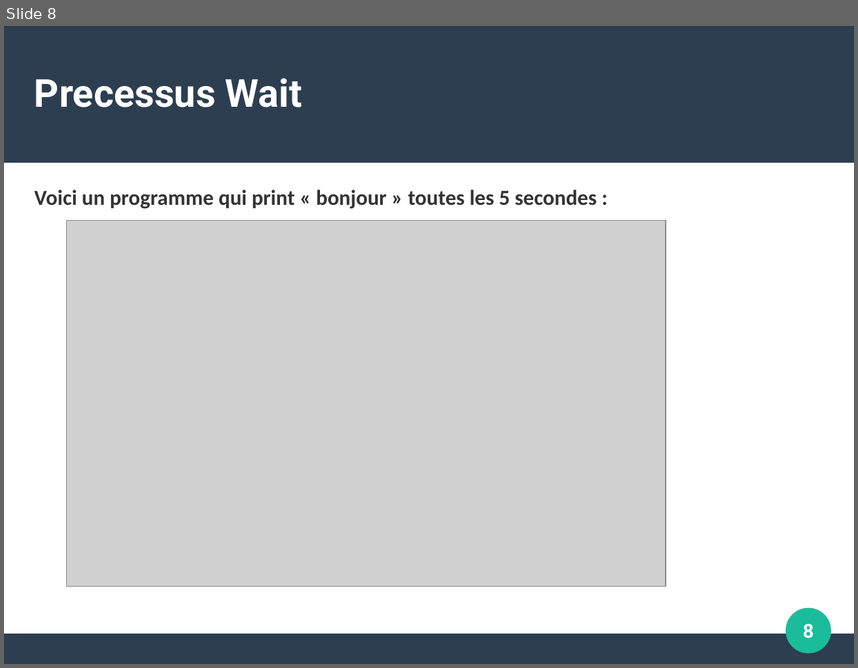
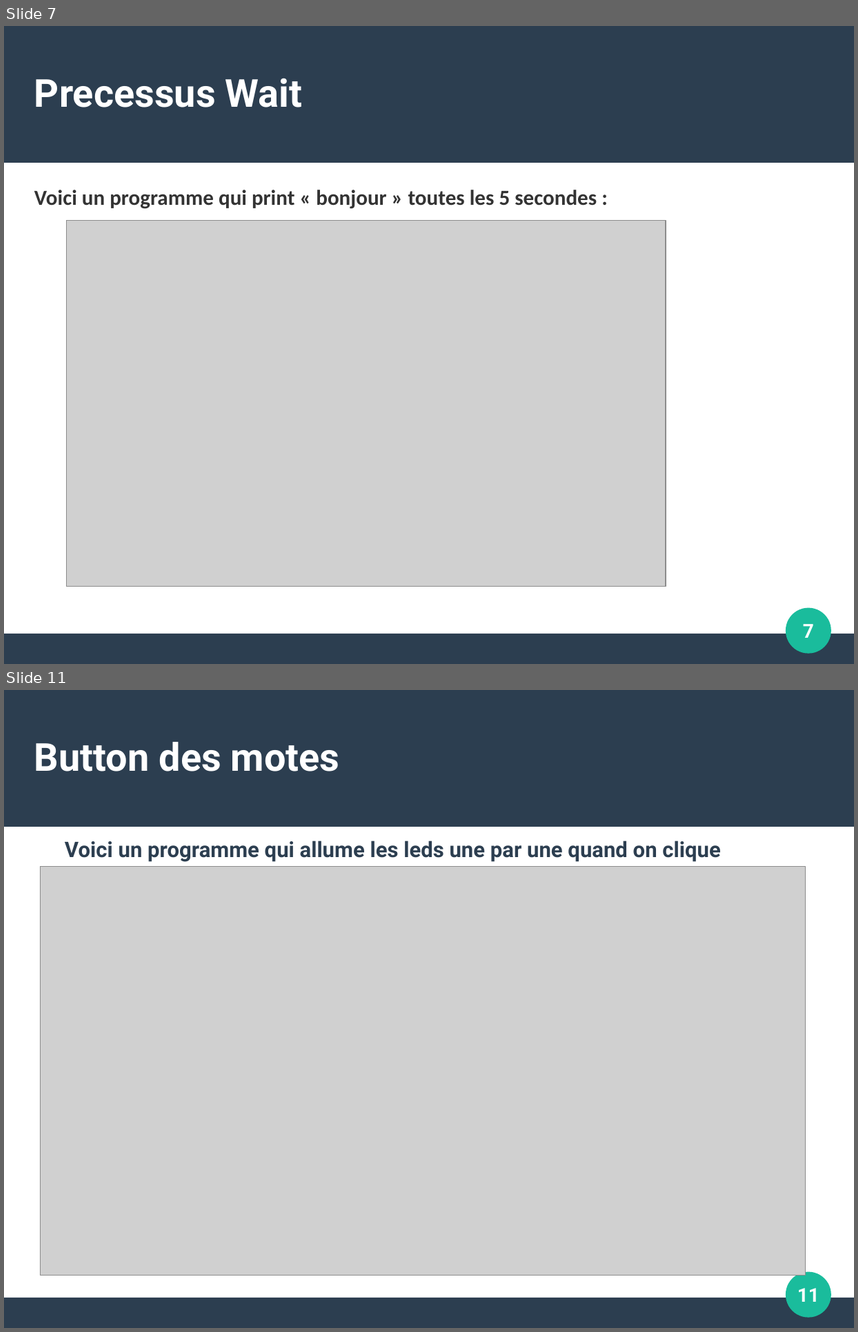
Before and after one commit to Hugo-SEQUIER/ProjetS3, a slide deck: ressources/nos_resumes/programmer_sur_contiki.odp. Shown one above the other, each under a label of ours: slide 8 before the commit, slides 7 and 11 after it; the slides between them are not shown. The pictures are 858x668 and 858x1332 pixels, drawn with LibreOffice and Linux fonts; fonts in the diff are those of the drawing; grey boxes stand for pictures. Boxes give left, top, right and bottom in pixels: in the first picture for what was removed or moved away, otherwise in the second. Text is boxed around its words. In the diff, an @@ line names an element or a change of style, - is before the commit and + after.

```diff
--- a/ressources/nos_resumes/programmer_sur_contiki.odp
+++ b/ressources/nos_resumes/programmer_sur_contiki.odp
@@ slide 11 added at [4, 690, 854, 1328], background #FFFFFF; not listed: 3 template elements that a slide beside it also shows @@
@@ title added at [34, 742, 340, 771], 36 pt, text #FFFFFF, bold @@
+Button des motes
@@ text added at [65, 840, 720, 862], 20 pt, text #2C3E50, bold @@
+Voici un programme qui allume les leds une par une quand on clique
@@ picture added at [41, 866, 806, 1274] @@
@@ page number added at [797, 1288, 820, 1301], 18 pt, text #FFFFFF, bold @@
+11
@@ what was slide 8 is now slide 7 @@
@@ page number at [803, 624, 814, 637]: text changed @@
-8
+7
```
Also in this commit, not shown: 3 slides changed, 4 other slides added, 2 slides removed, 6 other files.
